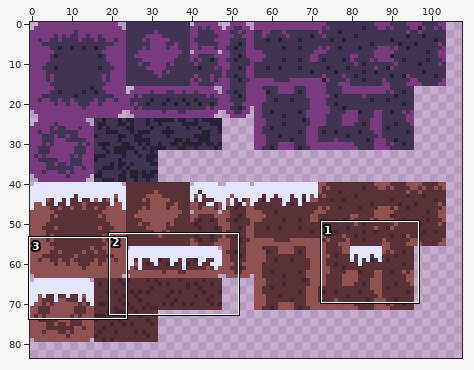
Pixel-art file, stored at src/main/resources/tiles.aseprite. Above, an overview of the earlier version with the close-up marked.
Close-up. Old version:
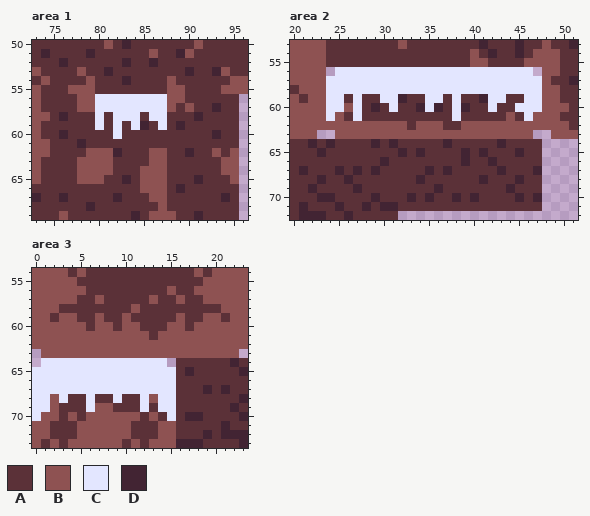
128x128 pixels, 1 frame. Shown: area 1: x 73..96, y 50..69; area 2: x 20..51, y 53..72; area 3: x 0..23, y 54..73. The wide view leaves out empty margins. The commit also changed other parts of the picture, which this record leaves out.
Palette (. is transparent): A #5b3138  B #8e5252  C #e3e6ff  D #422433
Pixels before, area 1, first column x 73:
50 AAAAAAAABADAAAAAAABAAAAA
51 ADAAAADAAAAAABAADBAAAAAA
52 AAADAAAAAADAADAAAAAAAAAA
53 BAAAABAADAAAAAAAADAADBAA
54 ABAAAABAAADAAAABAAAAAABB
55 BAAABBBAAAAAAAABBAAAABBB
56 BAAAABBCCCCCCCCBBAAAAAA.
57 BAAAABBCCCCCCCCBABAADAA.
58 BBADAAACACCCACCAAADAAAA.
59 BAAAAAACACACDACADAAAAAA.
60 BAADAAAAACAAAAAAAAAADAA.
61 BBAAADAAAAAAAAAAAAAAAAA.
62 BBAAAABBBDAAABBAADAABAB.
63 BAAAABBBBAAAABBAAAAAABB.
64 BAAAABBBBAAABBBAAAAAABB.
65 BAAAABBBAADABBBAAADAAAB.
66 AAAAAAAAAAAABBBADAAAAAA.
67 DAADAAAAADAAABBAAAAAADA.
68 AAAAAADAAAAAAABAAAAAAAA.
69 AAABAAAAAAADABBBAADAAAA.
Pixels before, area 2, first column x 20:
53 BBBBAAAAAAAABAAAAAAAADAAADAABAAD
54 BBBBAAAAAAAAAAAAAAAABADAADABBBAA
55 BBBBAAAAAAAAAAAAAAAABBAAAABBBBAA
56 BBBB.CCCCCCCCCCCCCCCCCCCCCC.BBAA
57 BBBBCCCCCCCCCCCCCCCCCCCCCCCCBAAD
58 ABBBCCCCCCCCCCCCCCCCCCCCCCCCBBAA
59 BABBCCACAACCDAACCACAADCCAACCBBAA
60 BBBBCCBCADACAADCDACDAACAACCCBBBA
61 BBBBCBACAAAAAAAAAACAAAAABACBBBAA
62 BBBBBBBBBBBBBABBBAABBBBBBBBBBBBA
63 BBB..BBBBBBBBBBBBBBBBBBBBBB..BBB
64 AADADAAAADADAAAAADAAAAADAAAA....
65 AAADAAAAAAAADADAAAADADAAADAA....
66 AAAAAAAAAADAAAAAAAADAADAAAAA....
67 ADAAADADADAAAAADADAAAAADAAAD....
68 AAADAADAAAAAAADAAAAAADAAADAA....
69 AADAAAADAAAAAAAADAAAAAAADAAA....
70 AAADDAAAADAAADADAADADAAAADAD....
71 ADAAADAADADDAAAAAAAAAAAAAAAA....
72 ADDDAADAAAAA....................
Pixels before, area 3, first column x 0:
54 BBBBABAAAAAAAAAAAABABBBB
55 BBBBBAAAAAAAAAAAAAABBBBB
56 BBBBBBAAAAAAAAABAABBBBBB
57 BBBBBAABAAAAABAABAABBBBB
58 BBBAAAAAAAABAAAAAAAAABBB
59 BBABBAABAABAAAAABAABBABB
60 BBBBBBABBABBAAABBABBBBBB
61 BBBBBBBBBBBBBABBBBBBBBBB
62 BBBBBBBBBBBBBBBBBBBBBBBB
63 .BBBBBBBBBBBBBBBBBBBBBB.
64 .CCCCCCCCCCCCCC.AAAAAADA
65 CCCCCCCCCCCCCCCCADAAAAAD
66 CCCCCCCCCCCCCCCCAAAAAAAA
67 CCCCCCCCCCCCCCCCAAADADAA
68 CCBCAACAACAACBCCAAAAAAAD
69 CCBAAACBBAAACACCAAAAAADA
70 CBBABABBBBBBABACADDAAAAD
71 BBAAABBBBBBAAABBAAAAADAA
72 BBAAABBBBBBAAABBAAADADDD
73 BABABBBBBBABABBBDDDAAAAD
The same view after the edit:
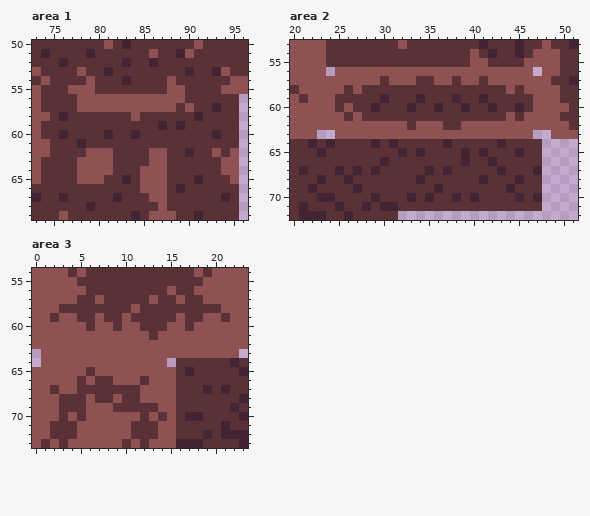
Difference:
Area 1:
Colour A replaces colour C in row 58 at x 80, 82 to 83 and 86 to 87; in row 59 at x 80, 82 and 84; in row 60 at x 82.
Colour A replaces colour D in row 59 at x 85; in row 62 at x 82.
Colour B replaces colour C in rows 56 to 57 at x 80 to 87; in row 58 at x 84.
Colour D replaces colour A in row 60 at x 81 and 84.
Colour D replaces colour C in row 59 at x 87.
Area 2:
Colour A replaces colour C in row 57 at x 30, 34 to 35, 38 and 41; in row 58 at x 26, 28 to 43 and 45; in row 59 at x 25, 27, 31, 35 to 36, 42 to 43 and 46; in row 60 at x 25, 27, 31, 35, 38 and 46; in row 61 at x 38.
Colour A replaces colour D in row 59 at x 32; in row 60 at x 34.
Colour B replaces colour C in row 56 at x 25 to 46; in row 57 at x 24 to 29, 31 to 33, 36 to 37, 39 to 40 and 42 to 47; in row 58 at x 24 to 25, 27, 44 and 46 to 47; in rows 59 to 60 at x 24 and 47; in row 61 at x 24, 27 and 46.
Colour D replaces colour A in row 59 at x 34; in row 60 at x 33.
Colour D replaces colour C in row 59 at x 30 and 38; in row 60 at x 42 and 45.
Area 3:
Colour A replaces colour C in row 65 at x 6; in row 66 at x 5, 7 to 8 and 12; in row 67 at x 2 and 5 to 11; in row 68 at x 3; in row 69 at x 12.
Colour B replaces colour C in row 64 at x 1 to 14; in row 65 at x 0 to 5 and 7 to 15; in row 66 at x 0 to 4, 6, 9 to 11 and 13 to 15; in row 67 at x 0 to 1, 3 to 4 and 12 to 15; in row 68 at x 0 to 1, 6, 9, 12 and 14 to 15; in row 69 at x 0 to 1, 6 and 14 to 15.
Colour B replaces colour C in row 70 at x 0 and 15.
Pixel boxes of the changes (left, top, right, bottom) in both close-ups:
changed: (95, 94, 167, 157)
changed: (326, 67, 542, 121)
changed: (32, 358, 176, 421)
